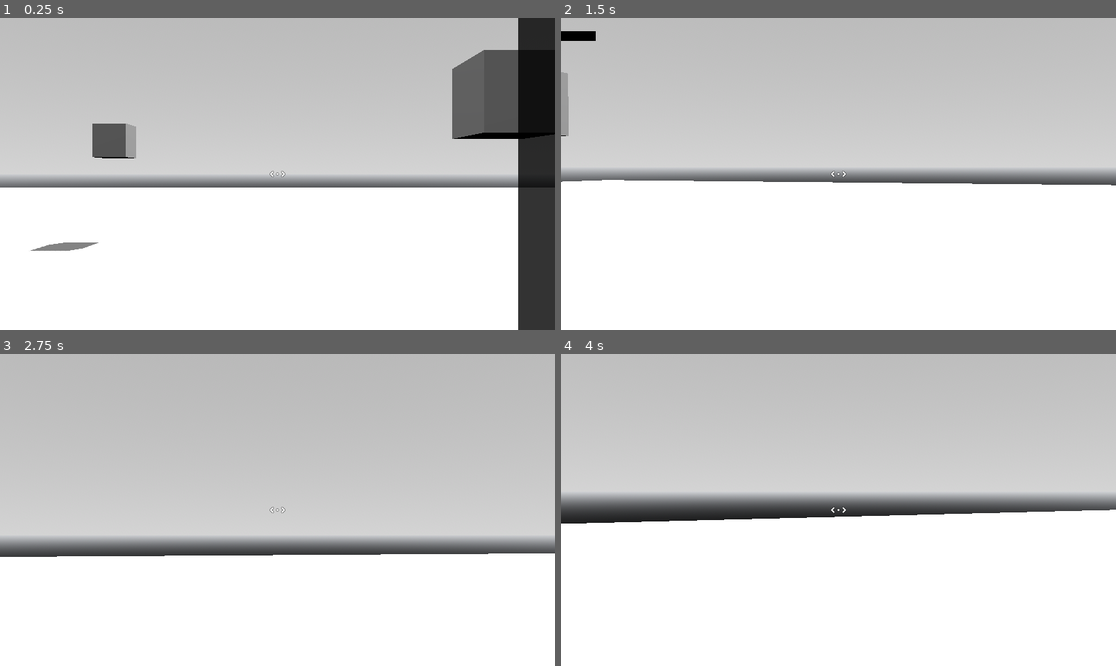
Above: before the commit, frames 1-4 (two rows, left to right).
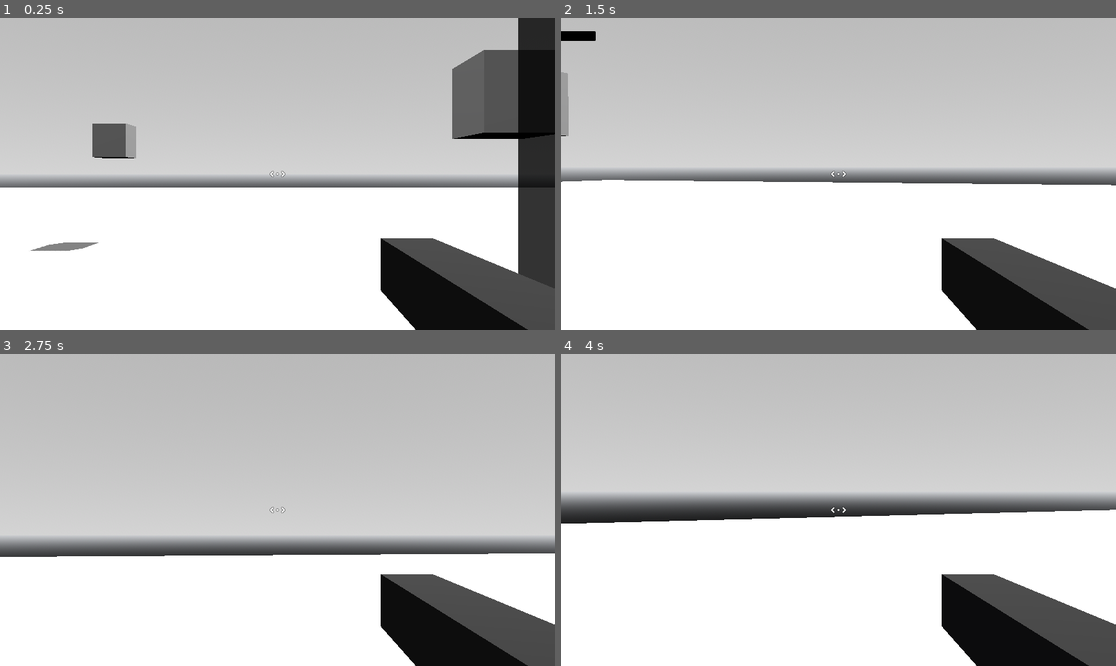
Above: after the commit, the same moments.

Repository: axilirate/metalbellion
Game: Godot game, scene res://scenes/states/gameplay_state/gameplay_state.tscn
Same seed, same stepped clock (60 frames per second), same inputs: the game is played once before the commit and once after it.
Inputs (mouse positions are in pixels of both pictures, inside the frame that each line leads up to):
- Up to frame 1 (0.25 s): no input
- Up to frame 2 (1.5 s): move the mouse to (866, 174) at 0.52 s; hold W (move_forward) from 0.53 s (still down); move the mouse to (810, 174) at 1.27 s
- Up to frame 3 (2.75 s): keep holding W (move_forward); move the mouse to (288, 503) at 2.02 s
- Up to frame 4 (4 s): keep holding W (move_forward); move the mouse to (832, 516) at 2.77 s; move the mouse to (877, 513) at 3.52 s

The runs differ from the first frame. In frame 1, 6.1% of the frame differs, in the area x 68-97%, y 70-100%; in frame 2, 7.1%, in the area x 6-100%, y 4-100%; in frame 3, 7.1%; in frame 4, 7.1%.

Commit message:
update

Diff:
--- /dev/null
+++ b/classes/objects/bullet.gd
@@ -0,0 +1 @@
+class_name Bullet
--- a/classes/objects/enemy.gd
+++ b/classes/objects/enemy.gd
@@ -2,11 +2,11 @@
 
 
 enum Type {
-	FLYING_HEAD
+	TEST_ENEMY
 	}
 
 
-const FLYING_HEAD_SCENE_PATH: String = "res://scenes/enemies/flying_head/flying_head.tscn"
+const TEST_ENEMY_SCENE_PATH: String = "res://scenes/enemies/test_enemy/test_enemy.tscn"
 
 
 var scenes: Array[PackedScene] = []
@@ -17,15 +17,15 @@
 
 
 func _init() -> void:
-	var flying_head: FlyingHead = preload(FLYING_HEAD_SCENE_PATH).instantiate()
+	var test_enemy: TestEnemy = preload(TEST_ENEMY_SCENE_PATH).instantiate()
 
 	scenes.resize(Type.size())
 	attributes.resize(Type.size())
 	shapes.resize(Type.size())
 
 
-	scenes[Type.FLYING_HEAD] = preload(FLYING_HEAD_SCENE_PATH)
+	scenes[Type.TEST_ENEMY] = preload(TEST_ENEMY_SCENE_PATH)
 
 
-	attributes[Type.FLYING_HEAD] = flying_head.attributes
-	shapes[Type.FLYING_HEAD] = flying_head.collision_shape.shape
+	attributes[Type.TEST_ENEMY] = test_enemy.attributes
+	shapes[Type.TEST_ENEMY] = test_enemy.collision_shape.shape
--- /dev/null
+++ b/classes/objects/gun.gd
@@ -0,0 +1 @@
+class_name Gun
--- a/project.godot
+++ b/project.godot
@@ -41,6 +41,11 @@
 "events": [Object(InputEventKey,"resource_local_to_scene":false,"resource_name":"","device":-1,"window_id":0,"alt_pressed":false,"shift_pressed":false,"ctrl_pressed":false,"meta_pressed":false,"pressed":false,"keycode":0,"physical_keycode":32,"key_label":0,"unicode":32,"echo":false,"script":null)
 ]
 }
+shoot={
+"deadzone": 0.5,
+"events": [Object(InputEventMouseButton,"resource_local_to_scene":false,"resource_name":"","device":-1,"window_id":0,"alt_pressed":false,"shift_pressed":false,"ctrl_pressed":false,"meta_pressed":false,"button_mask":0,"position":Vector2(0, 0),"global_position":Vector2(0, 0),"factor":1.0,"button_index":1,"pressed":false,"double_click":false,"script":null)
+]
+}
 
 [rendering]
 
--- a/scenes/3d_nodes/health_bar/health_bar.tscn
+++ b/scenes/3d_nodes/health_bar/health_bar.tscn
@@ -2,13 +2,18 @@
 
 [sub_resource type="StyleBoxFlat" id="StyleBoxFlat_vf3u6"]
 bg_color = Color(0, 0, 0, 1)
-expand_margin_left = 2.0
-expand_margin_top = 2.0
-expand_margin_right = 2.0
-expand_margin_bottom = 2.0
+corner_radius_top_left = 2
+corner_radius_top_right = 2
+corner_radius_bottom_right = 2
+corner_radius_bottom_left = 2
 
 [sub_resource type="StyleBoxFlat" id="StyleBoxFlat_tivjh"]
 bg_color = Color(0.870588, 0.490196, 0, 1)
+border_width_left = 2
+border_width_top = 2
+border_width_right = 2
+border_width_bottom = 2
+border_color = Color(0, 0, 0, 1)
 
 [sub_resource type="ViewportTexture" id="ViewportTexture_hhcyy"]
 viewport_path = NodePath("SubViewport")
--- a/scenes/3d_nodes/level/level.gd
+++ b/scenes/3d_nodes/level/level.gd
@@ -29,19 +29,19 @@
 
 
 func try_to_spawn_enemy() -> void:
-	var enemy := Enemy.new()
+	var enemy = Enemy.new()
 	var enemy_spawn_ray_cast: RayCast3D = preload("res://scenes/3d_nodes/enemy_spawn_ray_cast/enemy_spawn_ray_cast.tscn").instantiate()
 
 	add_child(enemy_spawn_ray_cast)
 	enemy_spawn_ray_cast.position = player.position + Vector3(randi_range(-20, 20), player.position.y + 5, randi_range(-20, 20))
 	enemy_spawn_ray_cast.force_raycast_update()
 
-	if is_spawn_valid(enemy_spawn_ray_cast, enemy.shapes[Enemy.Type.FLYING_HEAD]):
-		var flying_head = enemy.scenes[Enemy.Type.FLYING_HEAD].instantiate()
-		flying_head.position = enemy_spawn_ray_cast.get_collision_point()
-		enemy_holder.add_child(flying_head)
-		enemies.push_back(flying_head)
-		enemy_attribues.push_back(flying_head.attributes)
+	if is_spawn_valid(enemy_spawn_ray_cast, enemy.shapes[Enemy.Type.TEST_ENEMY]):
+		var test_enemy = enemy.scenes[Enemy.Type.TEST_ENEMY].instantiate()
+		test_enemy.position = enemy_spawn_ray_cast.get_collision_point()
+		enemy_holder.add_child(test_enemy)
+		enemies.push_back(test_enemy)
+		enemy_attribues.push_back(test_enemy.attributes)
 
 	enemy_spawn_ray_cast.queue_free()
 
--- a/scenes/areas/combat_area/combat_area.tscn
+++ b/scenes/areas/combat_area/combat_area.tscn
@@ -32,3 +32,14 @@
 
 [node name="CollisionShape3D" type="CollisionShape3D" parent="StaticObjects/MeshInstance3D/StaticBody3D"]
 shape = SubResource("ConvexPolygonShape3D_f5y5x")
+
+[node name="MeshInstance3D2" type="MeshInstance3D" parent="StaticObjects"]
+transform = Transform3D(1, 0, 0, 0, 1, 0, 0, 0, 1, -31.8931, 5.79452, 4.08851)
+material_override = SubResource("StandardMaterial3D_22cds")
+mesh = SubResource("BoxMesh_sjh88")
+skeleton = NodePath("../..")
+
+[node name="StaticBody3D" type="StaticBody3D" parent="StaticObjects/MeshInstance3D2"]
+
+[node name="CollisionShape3D" type="CollisionShape3D" parent="StaticObjects/MeshInstance3D2/StaticBody3D"]
+shape = SubResource("ConvexPolygonShape3D_f5y5x")
--- /dev/null
+++ b/scenes/bullets/test_bullet/test_bullet.gd
@@ -0,0 +1,13 @@
+class_name TestBullet extends Area3D
+
+
+
+
+@export var mesh: MeshInstance3D
+
+
+
+
+
+func  _physics_process(_delta: float) -> void:
+	pass
--- /dev/null
+++ b/scenes/bullets/test_bullet/test_bullet.tscn
@@ -0,0 +1,20 @@
+[gd_scene load_steps=4 format=3 uid="uid://bsv4rs8cppsqr"]
+
+[ext_resource type="Script" path="res://scenes/bullets/test_bullet/test_bullet.gd" id="1_ckhrc"]
+
+[sub_resource type="ConcavePolygonShape3D" id="ConcavePolygonShape3D_q6toa"]
+data = PackedVector3Array(-0.125, 0.05, 0.05, 0.125, 0.05, 0.05, -0.125, -0.05, 0.05, 0.125, 0.05, 0.05, 0.125, -0.05, 0.05, -0.125, -0.05, 0.05, 0.125, 0.05, -0.05, -0.125, 0.05, -0.05, 0.125, -0.05, -0.05, -0.125, 0.05, -0.05, -0.125, -0.05, -0.05, 0.125, -0.05, -0.05, 0.125, 0.05, 0.05, 0.125, 0.05, -0.05, 0.125, -0.05, 0.05, 0.125, 0.05, -0.05, 0.125, -0.05, -0.05, 0.125, -0.05, 0.05, -0.125, 0.05, -0.05, -0.125, 0.05, 0.05, -0.125, -0.05, -0.05, -0.125, 0.05, 0.05, -0.125, -0.05, 0.05, -0.125, -0.05, -0.05, 0.125, 0.05, 0.05, -0.125, 0.05, 0.05, 0.125, 0.05, -0.05, -0.125, 0.05, 0.05, -0.125, 0.05, -0.05, 0.125, 0.05, -0.05, -0.125, -0.05, 0.05, 0.125, -0.05, 0.05, -0.125, -0.05, -0.05, 0.125, -0.05, 0.05, 0.125, -0.05, -0.05, -0.125, -0.05, -0.05)
+
+[sub_resource type="BoxMesh" id="BoxMesh_55g5b"]
+size = Vector3(0.25, 0.1, 0.1)
+
+[node name="TestBullet" type="Area3D" node_paths=PackedStringArray("mesh")]
+script = ExtResource("1_ckhrc")
+mesh = NodePath("MeshInstance3D")
+
+[node name="CollisionShape3D" type="CollisionShape3D" parent="."]
+shape = SubResource("ConcavePolygonShape3D_q6toa")
+
+[node name="MeshInstance3D" type="MeshInstance3D" parent="."]
+top_level = true
+mesh = SubResource("BoxMesh_55g5b")
--- a/scenes/character_bodies/player/player.tscn
+++ b/scenes/character_bodies/player/player.tscn
@@ -1,10 +1,14 @@
-[gd_scene load_steps=5 format=3 uid="uid://bsih1lexsu27y"]
+[gd_scene load_steps=7 format=3 uid="uid://bsih1lexsu27y"]
 
 [ext_resource type="Script" path="res://scenes/character_bodies/player/player.gd" id="1_4ctie"]
 [ext_resource type="PackedScene" uid="uid://bimw2he54gad6" path="res://scenes/canvas_layers/player_canvas_layer/player_canvas_layer.tscn" id="2_f2jpa"]
 [ext_resource type="PackedScene" uid="uid://bag6m4kvgwkeo" path="res://scenes/cameras/player_camera/player_camera.tscn" id="3_1hmud"]
+[ext_resource type="PackedScene" uid="uid://k60bown04x0h" path="res://scenes/guns/test_gun/test_gun.tscn" id="4_ehndh"]
 
 [sub_resource type="CapsuleShape3D" id="CapsuleShape3D_xmee1"]
+
+[sub_resource type="StandardMaterial3D" id="StandardMaterial3D_lvkeh"]
+albedo_color = Color(0.168627, 0.168627, 0.168627, 1)
 
 [node name="Player" type="CharacterBody3D" node_paths=PackedStringArray("camera_target", "camera")]
 script = ExtResource("1_4ctie")
@@ -21,3 +25,8 @@
 transform = Transform3D(1, 0, 0, 0, 1, 0, 0, 0, 1, 0, 2, 0)
 
 [node name="PlayerCamera" parent="." instance=ExtResource("3_1hmud")]
+
+[node name="TestGun" parent="PlayerCamera" instance=ExtResource("4_ehndh")]
+transform = Transform3D(1, 0, 0, 0, 1, 0, 0, 0, 1, 0.620432, -0.433184, -1.18676)
+skeleton = NodePath("../..")
+surface_material_override/0 = SubResource("StandardMaterial3D_lvkeh")
--- a/scenes/enemies/flying_head/flying_head.gd
+++ b/scenes/enemies/test_enemy/test_enemy.gd
@@ -1,4 +1,4 @@
-class_name FlyingHead extends CharacterBody3D
+class_name TestEnemy extends CharacterBody3D
 
 
 
--- a/scenes/enemies/flying_head/flying_head.tscn
+++ b/scenes/enemies/test_enemy/test_enemy.tscn
@@ -1,15 +1,15 @@
-[gd_scene load_steps=5 format=3 uid="uid://3odtgcixf6rj"]
+[gd_scene load_steps=5 format=3 uid="uid://4x3r7gkfoxxp"]
 
-[ext_resource type="PackedScene" uid="uid://lh6ytv3rh8o3" path="res://scenes/3d_nodes/health_bar/health_bar.tscn" id="1_0rcyd"]
-[ext_resource type="Script" path="res://scenes/enemies/flying_head/flying_head.gd" id="1_44eoq"]
+[ext_resource type="Script" path="res://scenes/enemies/test_enemy/test_enemy.gd" id="1_ilmfg"]
+[ext_resource type="PackedScene" uid="uid://lh6ytv3rh8o3" path="res://scenes/3d_nodes/health_bar/health_bar.tscn" id="2_1ak3l"]
 
 [sub_resource type="ConcavePolygonShape3D" id="ConcavePolygonShape3D_mptco"]
 data = PackedVector3Array(-0.5, 0.5, 0.5, 0.5, 0.5, 0.5, -0.5, -0.5, 0.5, 0.5, 0.5, 0.5, 0.5, -0.5, 0.5, -0.5, -0.5, 0. …(500 unchanged characters)…
 
 [sub_resource type="BoxMesh" id="BoxMesh_xx705"]
 
-[node name="FlyingHead" type="CharacterBody3D" node_paths=PackedStringArray("collision_shape")]
-script = ExtResource("1_44eoq")
+[node name="TestEnemy" type="CharacterBody3D" node_paths=PackedStringArray("collision_shape")]
+script = ExtResource("1_ilmfg")
 collision_shape = NodePath("CollisionShape3D")
 
 [node name="CollisionShape3D" type="CollisionShape3D" parent="."]
--- /dev/null
+++ b/scenes/guns/test_gun/test_gun.gd
@@ -0,0 +1,4 @@
+class_name TestGun extends MeshInstance3D
+
+
+@export var barrel_marker: Marker3D
--- /dev/null
+++ b/scenes/guns/test_gun/test_gun.tscn
@@ -0,0 +1,14 @@
+[gd_scene load_steps=3 format=3 uid="uid://k60bown04x0h"]
+
+[ext_resource type="Script" path="res://scenes/guns/test_gun/test_gun.gd" id="1_xulka"]
+
+[sub_resource type="BoxMesh" id="BoxMesh_jfs07"]
+size = Vector3(0.25, 0.25, 2)
+
+[node name="TestGun" type="MeshInstance3D" node_paths=PackedStringArray("barrel_marker")]
+mesh = SubResource("BoxMesh_jfs07")
+script = ExtResource("1_xulka")
+barrel_marker = NodePath("BarrelMarker")
+
+[node name="BarrelMarker" type="Marker3D" parent="."]
+transform = Transform3D(1, 0, 0, 0, 1, 0, 0, 0, 1, 0, 0, -0.829552)
Not shown: 1 places in scenes/enemies/test_enemy/test_enemy.tscn that only renumber resources
